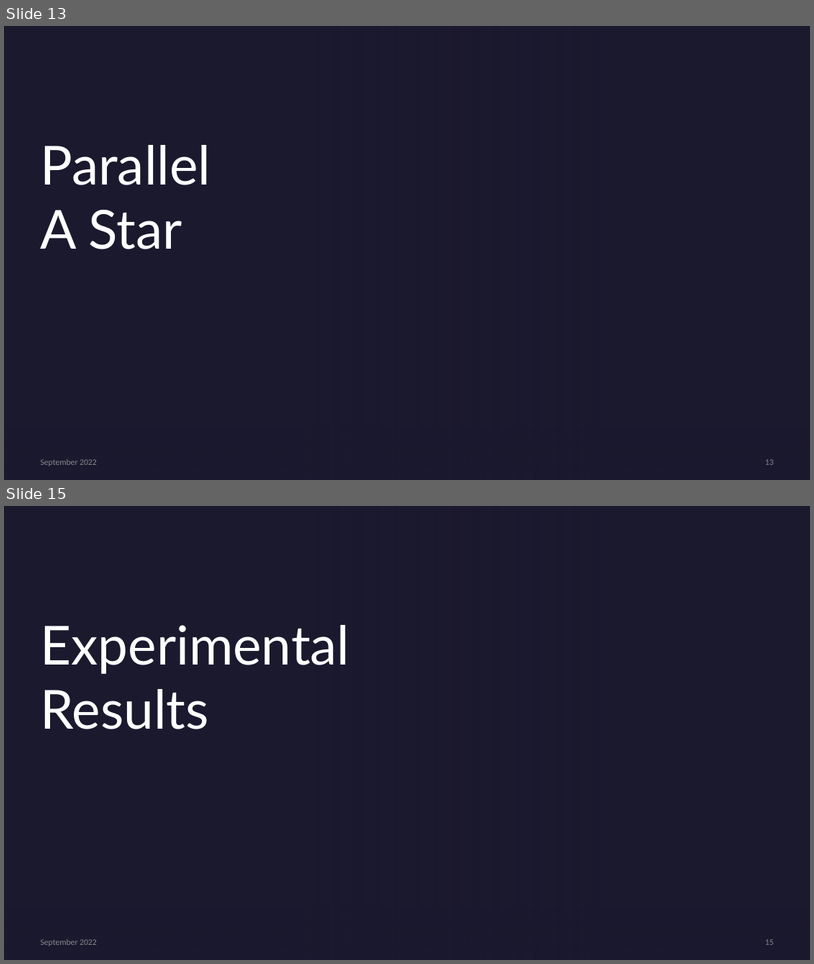
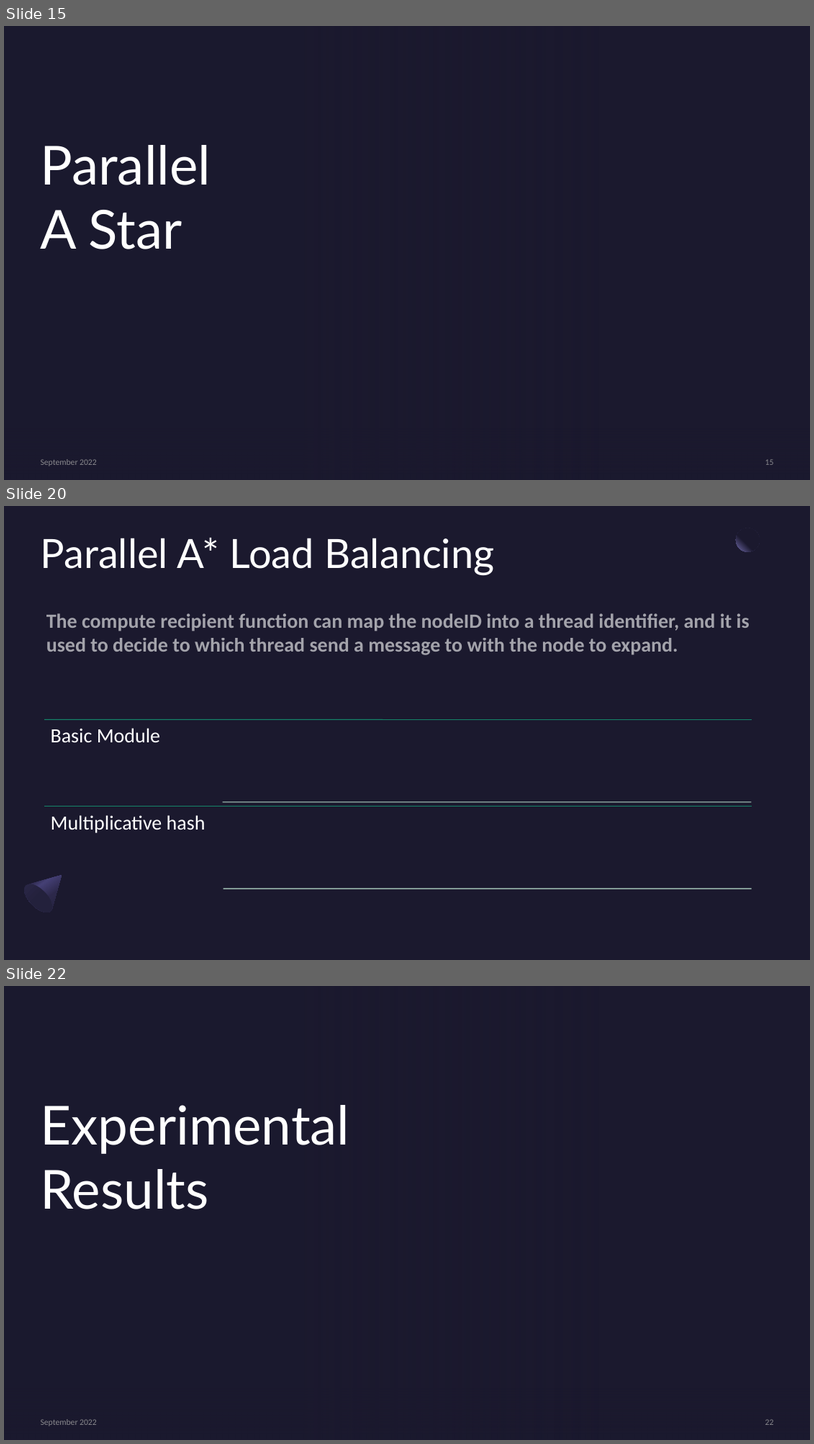
Before and after one commit to Salvo-kun/a-star, a slide deck: presentation/astar_slides.pptx. Shown one above the other, each under a label of ours: slides 13 and 15 before the commit, slides 15, 20 and 22 after it; the slides between them are not shown. The pictures are 814x964 and 814x1444 pixels, drawn with LibreOffice and Linux fonts; fonts in the diff are those of the drawing; background and template pictures are left out. Boxes give left, top, right and bottom in pixels: in the first picture for what was removed or moved away, otherwise in the second. Text is boxed around its words. In the diff, an @@ line names an element or a change of style, - is before the commit and + after.

```diff
--- a/presentation/astar_slides.pptx
+++ b/presentation/astar_slides.pptx
@@ slide 20 added at (4,506,810,960), background #1B192E @@
@@ title added at (41,538,494,576), 48 pt, text #FFFFFF @@
+Parallel A* Load Balancing
@@ ellipse added at (736,528,760,551), fill gradient #1B192E to #7771B2 @@
@@ text added at (46,613,750,655), 24 pt, text #FFFFFF at 60% opacity, bold @@
+The compute recipient function can map the nodeID into a thread identifier, and it is used to decide to which thread send a message to with the node to expand.
@@ freeform shape added at (19,862,74,917), fill gradient #2C284A to #454075 to #1B192E @@
@@ ellipse added at (19,879,57,917), fill gradient #23213C to #2C284A @@
@@ group added at (44,720,752,888): 4 lines, 2 texts @@
+Basic Module
+Multiplicative hash
@@ what was slide 13 is now slide 15 @@
@@ page number at (766,459,774,464): text changed @@
-13
+15
@@ what was slide 15 is now slide 22 @@
@@ page number at (766,1419,774,1424): text changed @@
-15
+22
```
Also in this commit, not shown: 4 slides changed, 8 other slides added, 2 slides removed, 2 other files.
